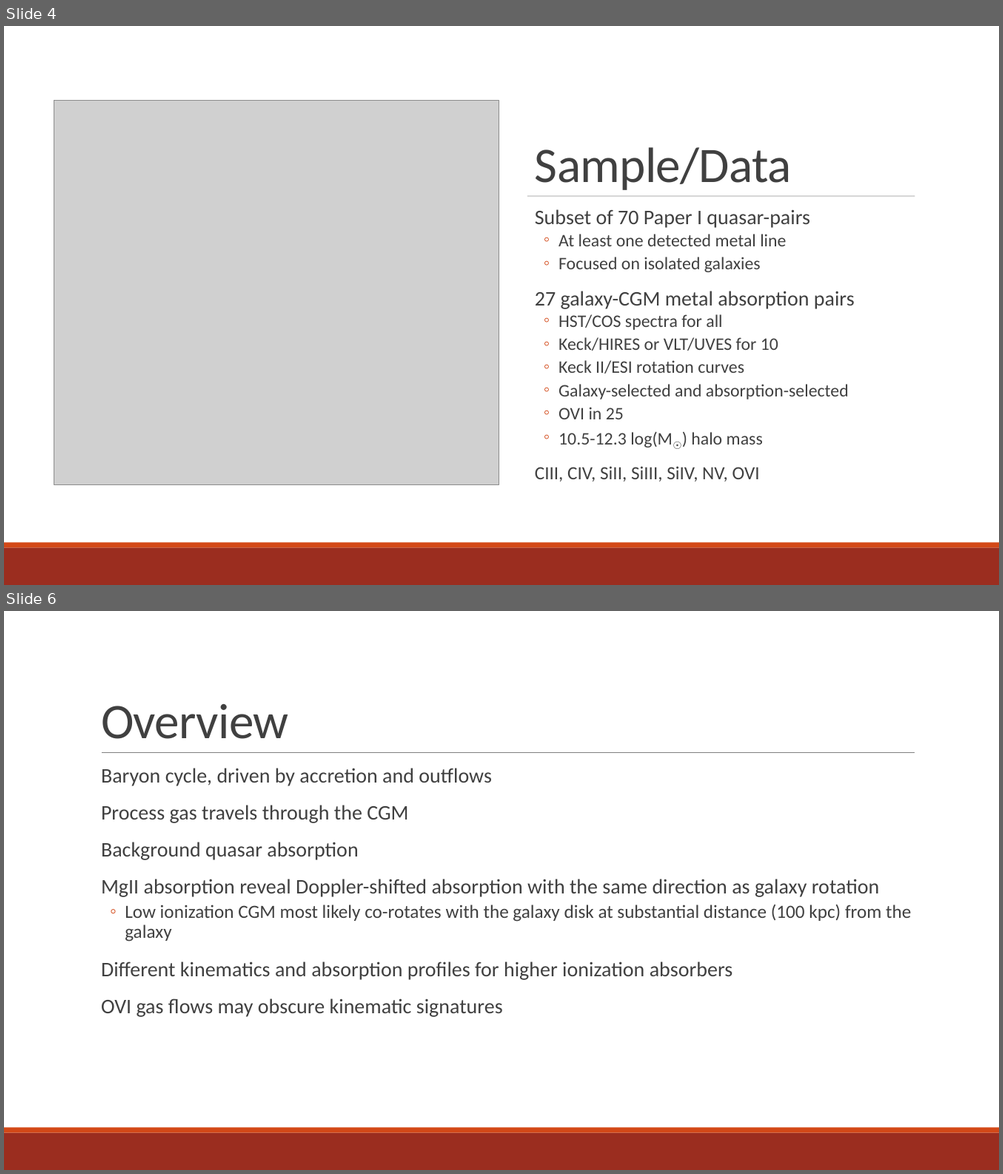
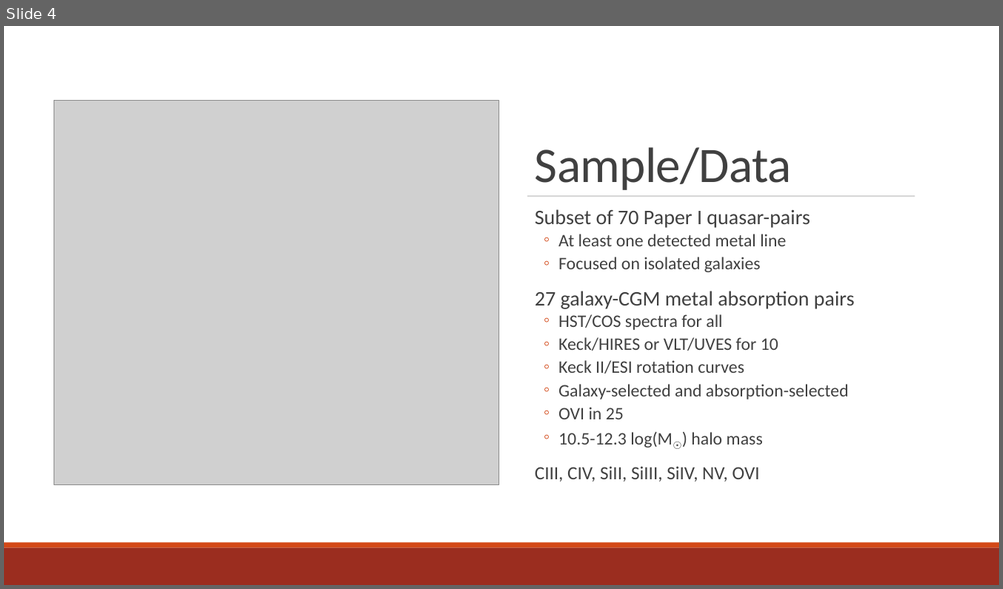
Before and after one commit to brockparker/Coursework, a slide deck: CGM_Group_12012023.pptx. Shown one above the other, each under a label of ours: slides 4 and 6 before the commit, slide 4 after it; the slides between them are not shown. The pictures are 1003x1174 and 1003x589 pixels, drawn with LibreOffice and Linux fonts; fonts in the diff are those of the drawing; grey boxes stand for pictures. Boxes give left, top, right and bottom in pixels: in the first picture for what was removed or moved away, otherwise in the second. Text is boxed around its words. In the diff, an @@ line names an element or a change of style, - is before the commit and + after.

```diff
--- a/CGM_Group_12012023.pptx
+++ b/CGM_Group_12012023.pptx
@@ slide 6 removed at (4,611,999,1170), background #FFFFFF @@
@@ title removed at (101,704,288,739) @@
-Overview
@@ line removed from (102, 753) to (915, 753) @@
@@ text removed at (101,768,910,1017) @@
-  Baryon cycle, driven by accretion and outflows
-  Process gas travels through the CGM
-  Background quasar absorption
-  MgII absorption reveal Doppler-shifted absorption with the same direction as galaxy rotation
-  ◦ Low ionization CGM most likely co-rotates with the galaxy disk at substantial distance (100 kpc) from the galaxy
-  Different kinematics and absorption profiles for higher ionization absorbers
-  OVI gas flows may obscure kinematic signatures
@@ rectangle removed at (4,1133,999,1170) @@
@@ rectangle removed at (4,1128,999,1133) @@
```
Also in this commit, not shown: 4 slides changed, 4 slides added, 7 other slides removed.
